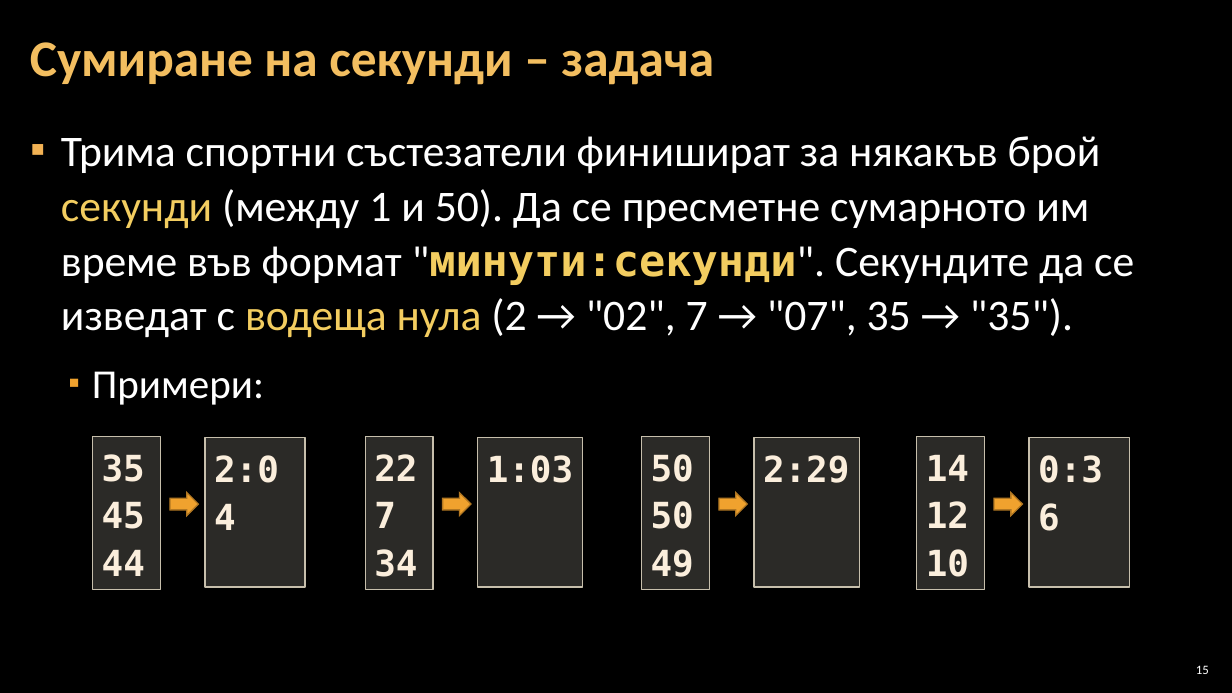
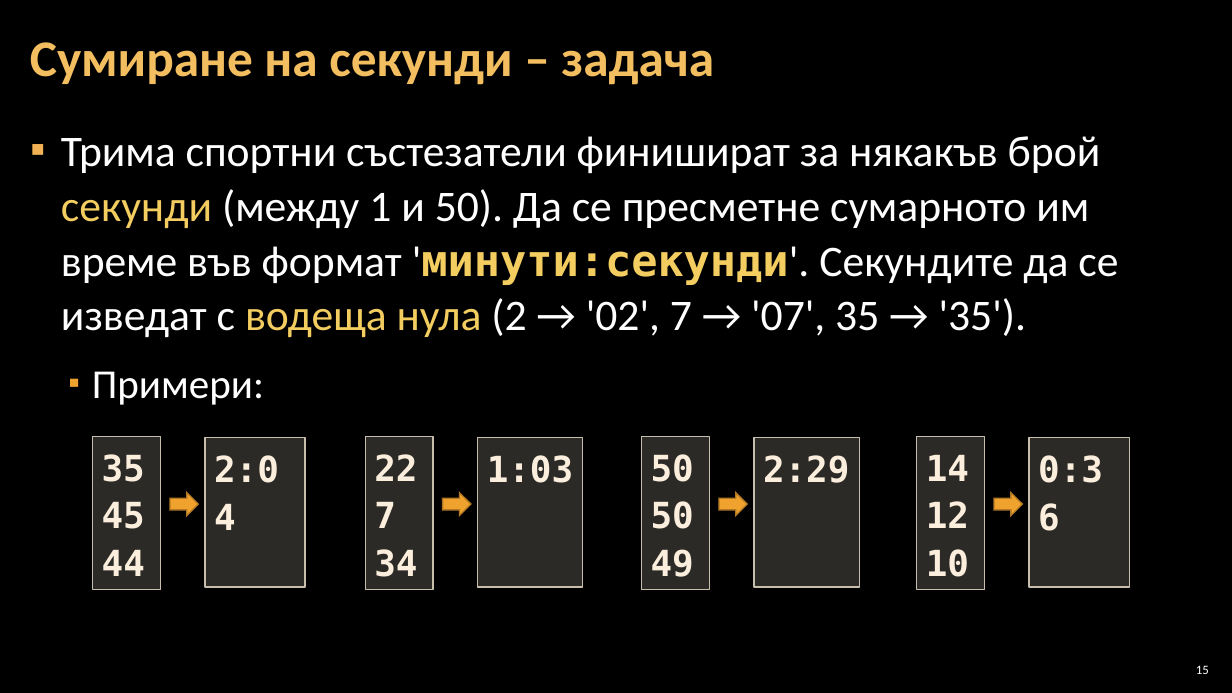
Before and after one commit to Software-University/Python-Basics, a slide deck: slide 15 of 3. Simple-Conditions/3. Simple-Conditions.pptx. Drawn at 1232x693 pixels with LibreOffice and Linux fonts; fonts in the diff are those of the drawing; background and template pictures are left out. Boxes give left, top, right and bottom in pixels: in the first picture for what was removed or moved away, otherwise in the second. Text is boxed around its words. In the diff, an @@ line names an element or a change of style, - is before the commit and + after.

```diff
--- a/3. Simple-Conditions/3. Simple-Conditions.pptx
+++ b/3. Simple-Conditions/3. Simple-Conditions.pptx
@@ text at (x1=61, y1=136, x2=1118, y2=337): text changed @@
-▪ Трима спортни състезатели финишират за някакъв брой секунди (между 1 и 50). Да се пресметне сумарното им време във формат "минути:секунди". Секундите да се изведат с водеща нула (2 → "02", 7 → "07", 35 → "35").
+▪ Трима спортни състезатели финишират за някакъв брой секунди (между 1 и 50). Да се пресметне сумарното им време във формат 'минути:секунди'. Секундите да се изведат с водеща нула (2 → '02', 7 → '07', 35 → '35').
```
Also in this commit, not shown: 15 other slides changed, 13 other files.
